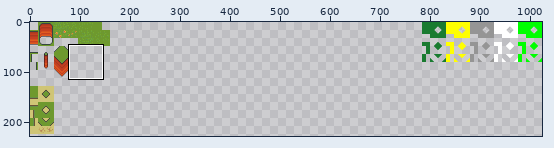
Sprite sheet, stored at sprites/spr_tiles_16px/52b5e389-0680-4dec-92aa-cf78c21c37ce.png. Above, an overview of the earlier version with the close-up marked.
Close-up. Before:
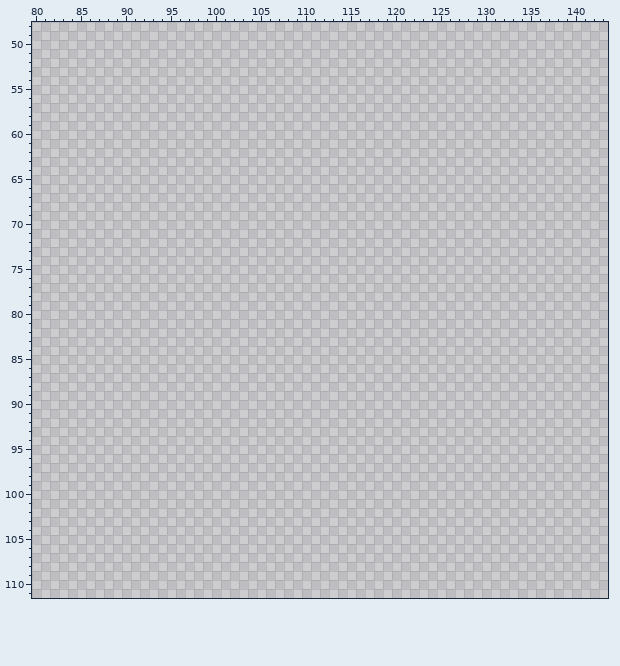
The file is 1024x1024 pixels. Shown: x 80..143, y 48..111. The wide view leaves out empty margins.
Palette (. is transparent): 
Pixels before (only the part around the change), first column x 80:
 48 ................................................................
 49 ................................................................
 50 ................................................................
 51 ................................................................
 52 ................................................................
 53 ................................................................
 54 ................................................................
 55 ................................................................
 56 ................................................................
 57 ................................................................
 58 ................................................................
 59 ................................................................
 60 ................................................................
 61 ................................................................
 62 ................................................................
 63 ................................................................
 64 ................................................................
 65 ................................................................
 66 ................................................................
 67 ................................................................
 68 ................................................................
 69 ................................................................
 70 ................................................................
 71 ................................................................
 72 ................................................................
 73 ................................................................
 74 ................................................................
 75 ................................................................
 76 ................................................................
 77 ................................................................
 78 ................................................................
 79 ................................................................
 80 ................................................................
 81 ................................................................
 82 ................................................................
 83 ................................................................
 84 ................................................................
 85 ................................................................
 86 ................................................................
 87 ................................................................
 88 ................................................................
 89 ................................................................
 90 ................................................................
 91 ................................................................
 92 ................................................................
 93 ................................................................
 94 ................................................................
 95 ................................................................
 96 ................................................................
 97 ................................................................
 98 ................................................................
 99 ................................................................
100 ................................................................
101 ................................................................
102 ................................................................
103 ................................................................
104 ................................................................
105 ................................................................
106 ................................................................
107 ................................................................
108 ................................................................
109 ................................................................
110 ................................................................
111 ................................................................
After:
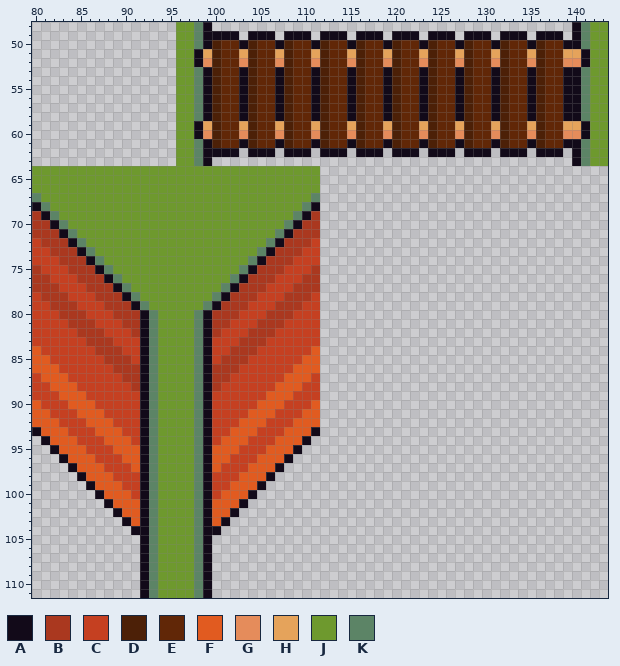
Colours new in this view: A #120a19  B #aa381f  C #c54021  D #4c2007  E #612707  F #e15b20  G #e58c5b  H #e5a35b  J #6e992e  K #5c8466
Change:
Changed rows in their new state; - is an unchanged pixel.
first column x 80:
 48 ----------------JJKA----------------------------------------AKJJ
 49 ----------------JJKAAAA-AAA-AAA-AAA-AAA-AAA-AAA-AAA-AAA-AAA-AKJJ
 50 ----------------JJKADEEADEEADEEADEEADEEADEEADEEADEEADEEADEEAAKJJ
 51 ----------------JJAHDEEHDEEHDEEHDEEHDEEHDEEHDEEHDEEHDEEHDEEHHAJJ
 52 ----------------JJAGDEEGDEEGDEEGDEEGDEEGDEEGDEEGDEEGDEEGDEEGGAJJ
 53 ----------------JJKADEEADEEADEEADEEADEEADEEADEEADEEADEEADEEAAKJJ
 54 ----------------JJKADEEADEEADEEADEEADEEADEEADEEADEEADEEADEEAAKJJ
 55 ----------------JJKADEEADEEADEEADEEADEEADEEADEEADEEADEEADEEAAKJJ
 56 ----------------JJKADEEADEEADEEADEEADEEADEEADEEADEEADEEADEEAAKJJ
 57 ----------------JJKADEEADEEADEEADEEADEEADEEADEEADEEADEEADEEAAKJJ
 58 ----------------JJKADEEADEEADEEADEEADEEADEEADEEADEEADEEADEEAAKJJ
 59 ----------------JJAHDEEHDEEHDEEHDEEHDEEHDEEHDEEHDEEHDEEHDEEHHAJJ
 60 ----------------JJAGDEEGDEEGDEEGDEEGDEEGDEEGDEEGDEEGDEEGDEEGGAJJ
 61 ----------------JJKADEEADEEADEEADEEADEEADEEADEEADEEADEEADEEAAKJJ
 62 ----------------JJKAAAA-AAA-AAA-AAA-AAA-AAA-AAA-AAA-AAA-AAA-AKJJ
 63 ----------------JJKA----------------------------------------AKJJ
 64 JJJJJJJJJJJJJJJJJJJJJJJJJJJJJJJJ--------------------------------
 65 JJJJJJJJJJJJJJJJJJJJJJJJJJJJJJJJ--------------------------------
 66 JJJJJJJJJJJJJJJJJJJJJJJJJJJJJJJJ--------------------------------
 67 KJJJJJJJJJJJJJJJJJJJJJJJJJJJJJJK--------------------------------
 68 AKJJJJJJJJJJJJJJJJJJJJJJJJJJJJKA--------------------------------
 69 BAKJJJJJJJJJJJJJJJJJJJJJJJJJJKAB--------------------------------
 70 BBAKJJJJJJJJJJJJJJJJJJJJJJJJKABB--------------------------------
 71 BBBAKJJJJJJJJJJJJJJJJJJJJJJKABBB--------------------------------
 72 CBBBAKJJJJJJJJJJJJJJJJJJJJKABBBC--------------------------------
 73 CCBBBAKJJJJJJJJJJJJJJJJJJKABBBCC--------------------------------
 74 CCCBBBAKJJJJJJJJJJJJJJJJKABBBCCC--------------------------------
 75 BCCCBBBAKJJJJJJJJJJJJJJKABBBCCCB--------------------------------
 76 BBCCCBBBAKJJJJJJJJJJJJKABBBCCCBB--------------------------------
 77 BBBCCCBBBAKJJJJJJJJJJKABBBCCCBBB--------------------------------
 78 CBBBCCCBBBAKJJJJJJJJKABBBCCCBBBC--------------------------------
 79 CCBBBCCCBBBAKJJJJJJKABBBCCCBBBCC--------------------------------
 80 CCCBBBCCCBBBAKJJJJKABBBCCCBBBCCC--------------------------------
 81 CCCCBBBCCCBBAKJJJJKABBCCCBBBCCCC--------------------------------
 82 CCCCCBBBCCCBAKJJJJKABCCCBBBCCCCC--------------------------------
 83 CCCCCCBBBCCCAKJJJJKACCCBBBCCCCCC--------------------------------
 84 FCCCCCCBBBCCAKJJJJKACCBBBCCCCCCF--------------------------------
 85 FFCCCCCCBBBCAKJJJJKACBBBCCCCCCFF--------------------------------
 86 FFFCCCCCCBBBAKJJJJKABBBCCCCCCFFF--------------------------------
 87 CFFFCCCCCCBBAKJJJJKABBCCCCCCFFFC--------------------------------
 88 CCFFFCCCCCCBAKJJJJKABCCCCCCFFFCC--------------------------------
 89 CCCFFFCCCCCCAKJJJJKACCCCCCFFFCCC--------------------------------
 90 FCCCFFFCCCCCAKJJJJKACCCCCFFFCCCF--------------------------------
 91 FFCCCFFFCCCCAKJJJJKACCCCFFFCCCFF--------------------------------
 92 FFFCCCFFFCCCAKJJJJKACCCFFFCCCFFF--------------------------------
 93 AFFFCCCFFFCCAKJJJJKACCFFFCCCFFFA--------------------------------
 94 -AFFFCCCFFFCAKJJJJKACFFFCCCFFFA---------------------------------
 95 --AFFFCCCFFFAKJJJJKAFFFCCCFFFA----------------------------------
 96 ---AFFFCCCFFAKJJJJKAFFCCCFFFA-----------------------------------
 97 ----AFFFCCCFAKJJJJKAFCCCFFFA------------------------------------
 98 -----AFFFCCCAKJJJJKACCCFFFA-------------------------------------
 99 ------AFFFCCAKJJJJKACCFFFA--------------------------------------
100 -------AFFFCAKJJJJKACFFFA---------------------------------------
101 --------AFFFAKJJJJKAFFFA----------------------------------------
102 ---------AFFAKJJJJKAFFA-----------------------------------------
103 ----------AFAKJJJJKAFA------------------------------------------
104 -----------AAKJJJJKAA-------------------------------------------
105 ------------AKJJJJKA--------------------------------------------
106 ------------AKJJJJKA--------------------------------------------
107 ------------AKJJJJKA--------------------------------------------
108 ------------AKJJJJKA--------------------------------------------
109 ------------AKJJJJKA--------------------------------------------
110 ------------AKJJJJKA--------------------------------------------
111 ------------AKJJJJKA--------------------------------------------
